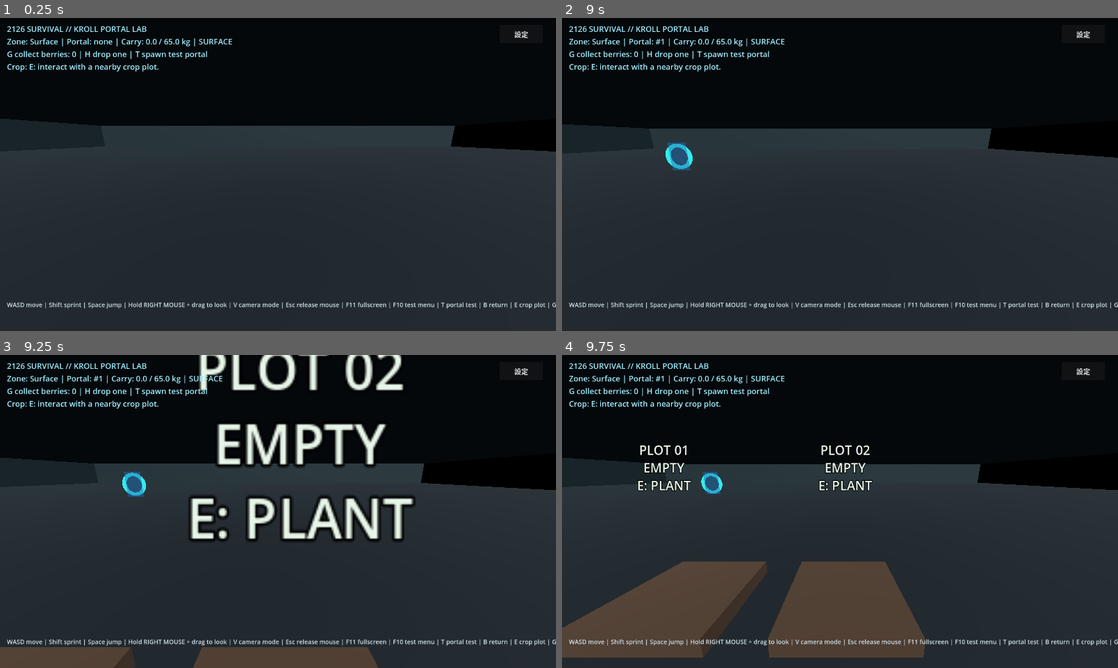
Above: before the commit, frames 1-4 (two rows, left to right).
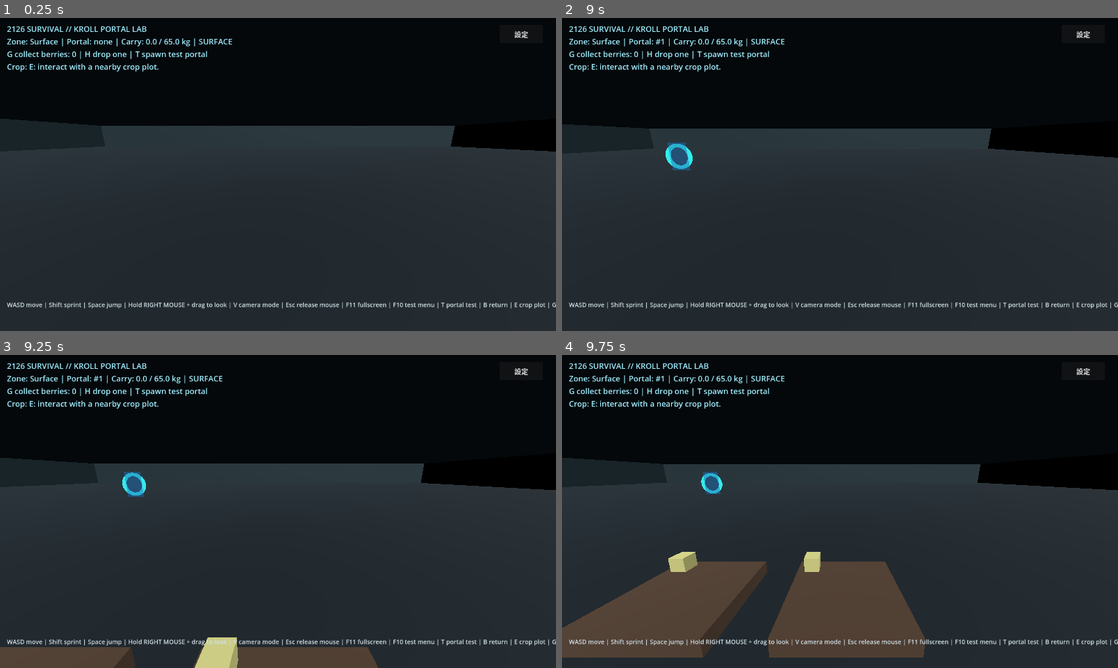
Above: after the commit, the same moments.

Repository: qaqp980520-prog/2126-Survival
Game: Godot game, scene res://prototypes/BackroomsPortalPlayground.tscn
The game is run twice, just before and just after one commit, with the same random seed, the same clock (stepped at 60 frames per second) and the same inputs. This scene is started directly instead of the project's main scene.
Inputs (mouse positions are in pixels of both pictures, inside the frame that each line leads up to):
- Up to frame 1 (0.25 s): no input
- Up to frame 2 (9 s): click "設定" at 0.5 s; click "第一人稱" at 1.25 s; click "1280 × 720（流暢）" at 2 s; click "光影：關" at 2.75 s; click "關閉" at 3.5 s; tap Enter at 4.25, 7.25 s; move the mouse to (962, 158) at 4.27 s; hold Right 4.28-5 s; tap Z at 4.35 s; click (962, 158) at 4.42 s; tap Space at 4.52, 5.75, 7.52, 8.75 s; drag from (728, 190) to (812, 237) at 5.02 s; move the mouse to (895, 105) at 5.77 s; hold Right 5.78-6.5 s; tap N at 5.85 s; drag from (812, 237) to (673, 127) at 6.52 s; move the mouse to (1006, 221) at 7.27 s; hold Left 7.28-8 s; tap 2 at 7.35 s; drag from (673, 127) to (756, 96) at 8.02 s; move the mouse to (867, 174) at 8.77 s; hold Down from 8.78 s (still down); tap 4 at 8.85 s; click (867, 174) at 8.92 s
- Up to frame 3 (9.25 s): keep holding Down
- Up to frame 4 (9.75 s): release Down at 9.5 s; drag from (756, 433) to (728, 527) at 9.52 s

Frames 1-2 are identical in both runs. In frame 3, 7.9% of the frame differs, in the area x 33-75%, y 0-100%; in frame 4, 1.4%.

Commit message:
Run 34: replace headless-unsafe Label3D with mesh marker and status text

Diff:
--- a/systems/CropPlotVisual.gd
+++ b/systems/CropPlotVisual.gd
@@ -10,10 +10,11 @@
 var stable_id: String = ""
 var crop_id: String = "wheat"
 var plot_index: int = 1
+var status_text: String = ""
 var _built := false
 var _stem: MeshInstance3D
 var _fruit: MeshInstance3D
-var _label: Label3D
+var _marker: MeshInstance3D
 var _stem_mesh: CylinderMesh
 var _fruit_material: StandardMaterial3D
 
@@ -46,6 +47,18 @@
     soil.material_override = soil_material
     add_child(soil)
 
+    _marker = MeshInstance3D.new()
+    _marker.name = "CropTypeMarker"
+    var marker_mesh := BoxMesh.new()
+    marker_mesh.size = Vector3(0.22, 0.22, 0.22)
+    _marker.mesh = marker_mesh
+    _marker.position = Vector3(-0.48, 0.31, -0.48)
+    var marker_material := StandardMaterial3D.new()
+    marker_material.albedo_color = _crop_color()
+    marker_material.roughness = 0.7
+    _marker.material_override = marker_material
+    add_child(_marker)
+
     _stem = MeshInstance3D.new()
     _stem.name = "CropStem"
     _stem_mesh = CylinderMesh.new()
@@ -70,15 +83,6 @@
     _fruit_material.roughness = 0.65
     _fruit.material_override = _fruit_material
     add_child(_fruit)
-
-    _label = Label3D.new()
-    _label.name = "PlotLabel"
-    _label.position = Vector3(0.0, 1.7, 0.0)
-    _label.font_size = 28
-    _label.outline_size = 6
-    _label.modulate = Color("#e8f6e9")
-    _label.billboard = BaseMaterial3D.BILLBOARD_ENABLED
-    add_child(_label)
 
 func interact(now_unix: int = -1) -> Dictionary:
     if controller == null or stable_id.is_empty():
@@ -118,7 +122,7 @@
     return _result(true, action, message)
 
 func refresh() -> void:
-    if not _built or _label == null:
+    if not _built or _stem == null or _fruit == null:
         return
     var record: Dictionary = {}
     if controller != null and not stable_id.is_empty():
@@ -126,7 +130,7 @@
     if record.is_empty():
         _stem.visible = false
         _fruit.visible = false
-        _label.text = "PLOT %02d\nEMPTY\nE: PLANT" % plot_index
+        status_text = "PLOT %02d | EMPTY | E: PLANT" % plot_index
         return
 
     var stage := int(record.get("growth_stage", 0))
@@ -134,12 +138,11 @@
     var mature := stage >= 4 and float(record.get("growth_progress", 0.0)) >= 1.0
     var height_scale := 0.25 + float(stage) * 0.18
     _stem.visible = true
-    _stem.scale = Vector3.ONE
-    _stem.scale.y = height_scale
+    _stem.scale = Vector3(1.0, height_scale, 1.0)
     _stem.position = Vector3(0.0, 0.2 + height_scale * 0.5, 0.0)
     _fruit.visible = mature
     _fruit.position = Vector3(0.0, 0.2 + height_scale + 0.16, 0.0)
-    _label.text = "PLOT %02d\n%s %d/4  H2O %.0f\n%s" % [
+    status_text = "PLOT %02d | %s %d/4 | H2O %.0f | %s" % [
         plot_index, crop_id.to_upper(), stage, moisture,
         "E: HARVEST" if mature else ("E: WATER" if moisture < DRY_THRESHOLD else "E: GROW")
     ]
